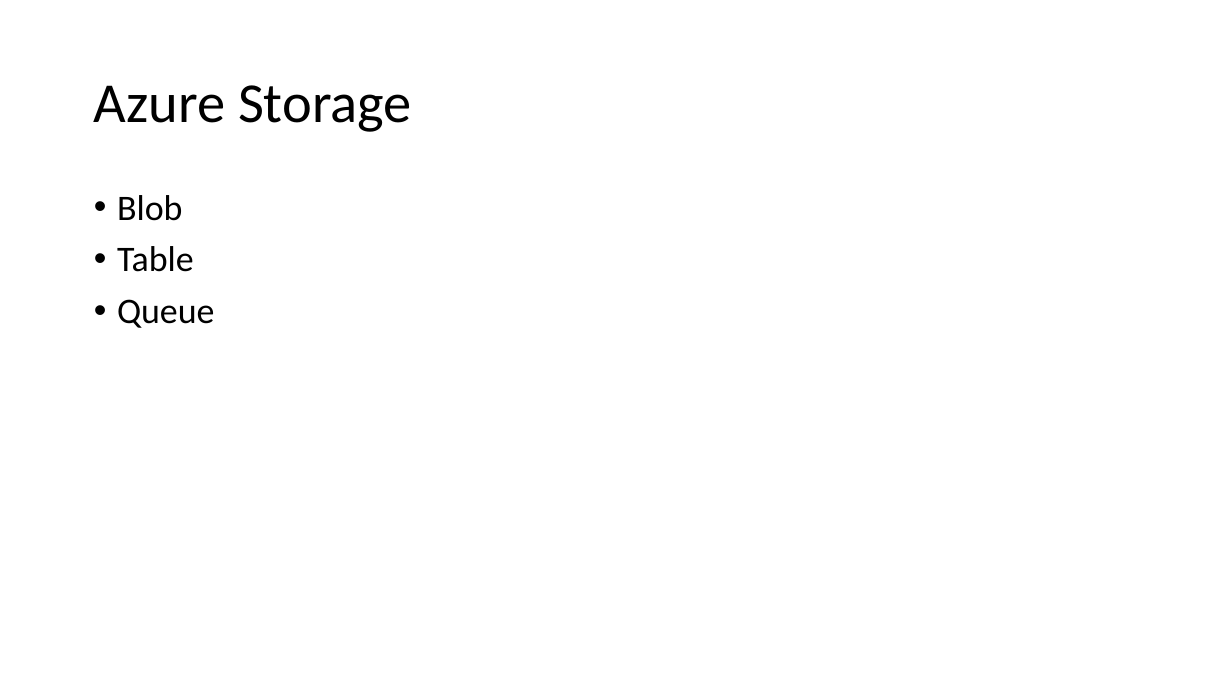
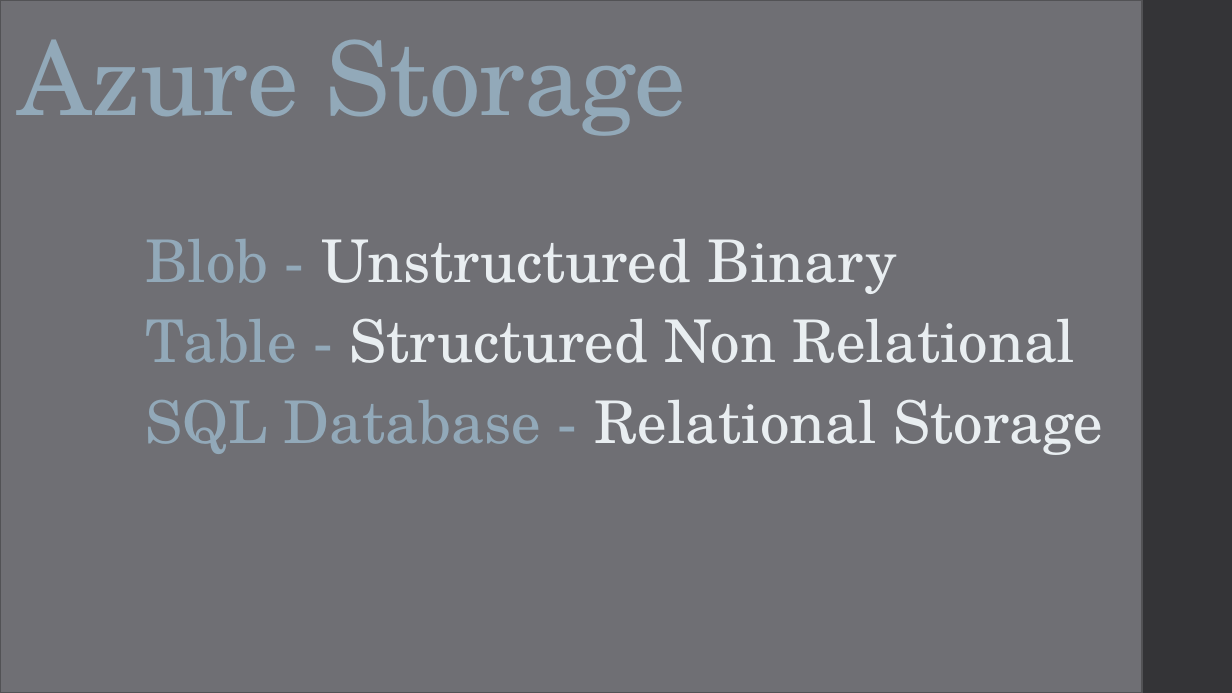
Before and after one commit to CaitieM20/DotNetConf, a slide deck: slide 5 of Patterns & Best Practices For Moving From RDBMS to Azure Storage.pptx. Drawn at 1232x693 pixels with LibreOffice and Linux fonts; fonts in the diff are those of the drawing. Boxes give left, top, right and bottom in pixels: in the first picture for what was removed or moved away, otherwise in the second. Text is boxed around its words. In the diff, an @@ line names an element or a change of style, - is before the commit and + after.

```diff
--- a/Patterns & Best Practices For Moving From RDBMS to Azure Storage.pptx
+++ b/Patterns & Best Practices For Moving From RDBMS to Azure Storage.pptx
@@ rectangle added at [0, 0, 1142, 693], fill #6F6F74, outline #525256 1.1 pt @@
@@ title "Azure Storage": place and size @@
-title "Azure Storage" at [94, 85, 412, 132]
+title "Azure Storage" at [18, 39, 686, 136]
@@ title "Azure Storage" at [18, 39, 686, 136]: size 44 to 80 pt, font Calibri to TeX Gyre Schola, text colour #000000 to #92A9B9, letter spacing 0 to -0.5 pt; vertical alignment middle to bottom @@
@@ rectangle added at [1141, 0, 1232, 693], fill #353537 @@
@@ text at [145, 238, 1103, 455]: text changed; size 28 to 45.9 pt; font Calibri to TeX Gyre Schola; text colour #000000 to #E9EEF1 @@
-• Blob
-• Table
-• Queue
+Blob - Unstructured Binary
+Table - Structured Non Relational
+SQL Database - Relational Storage
```
Also in this commit, not shown: 23 other slides changed, 14 slides added, 4 slides removed.
